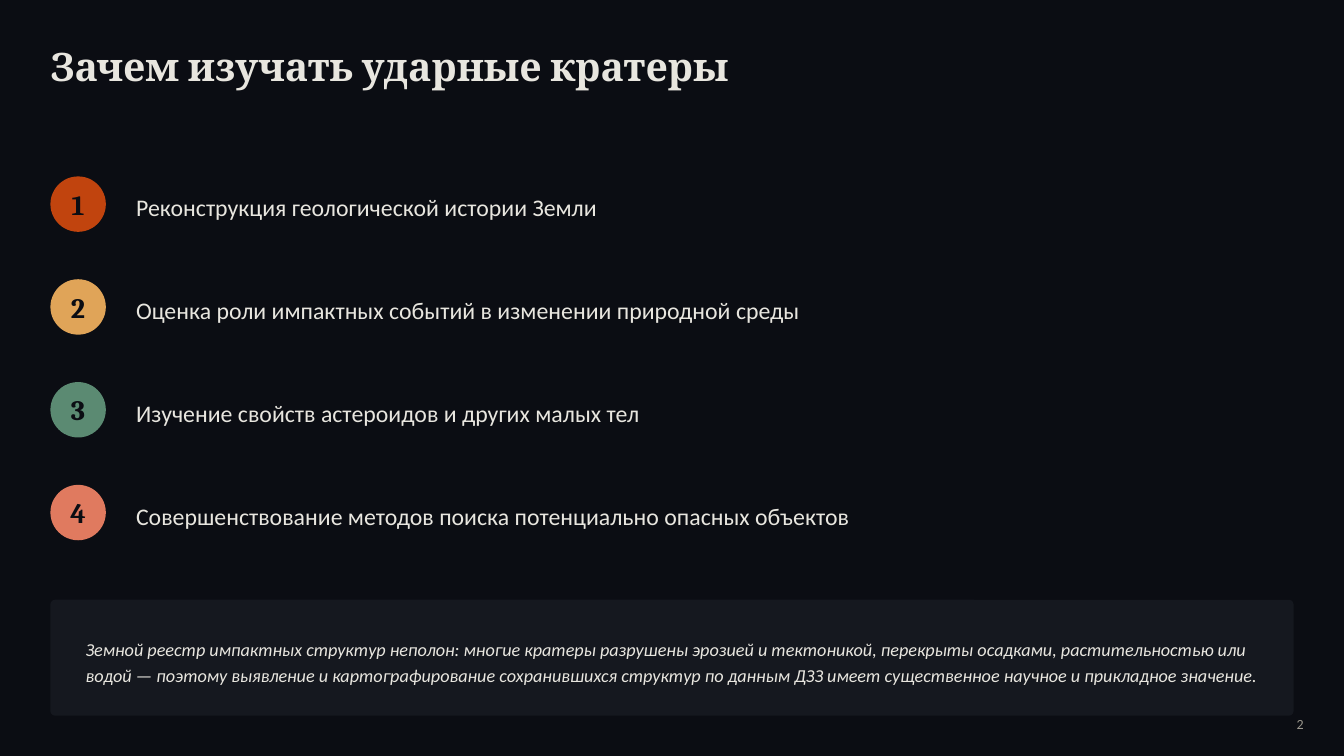
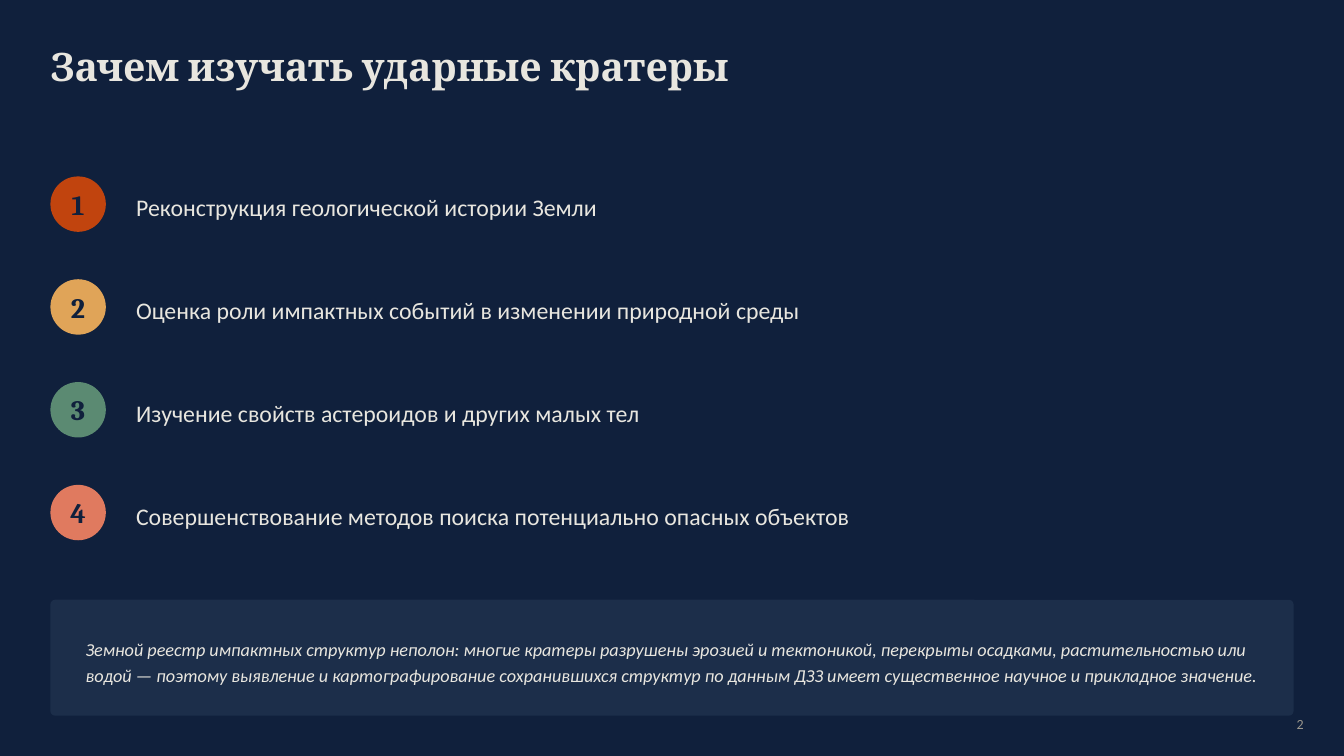
Before and after one commit to oterma19/craters-remote, a slide deck: slide 2 of crater_presentation.pptx. Drawn at 1344x756 pixels with LibreOffice and Linux fonts; fonts in the diff are those of the drawing. Boxes give left, top, right and bottom in pixels: in the first picture for what was removed or moved away, otherwise in the second. Text is boxed around its words. In the diff, an @@ line names an element or a change of style, - is before the commit and + after.

```diff
--- a/crater_presentation.pptx
+++ b/crater_presentation.pptx
@@ background #0B0D13 to #10203C @@
@@ text colour #0B0D13 to #10203C in 4 elements at [50,176,106,232], [50,279,106,335], [50,382,106,438], [50,485,106,540] @@
@@ rounded rectangle at [50,600,1294,716]: fill #15181F to #1C2E4A @@
```
Also in this commit, not shown: 12 other slides changed, 2 slides added, 11 other files.
